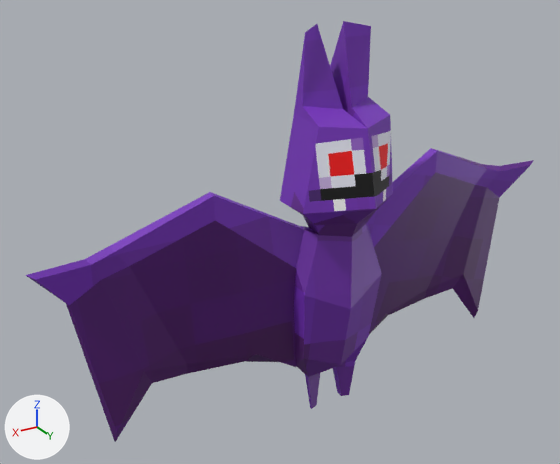
Renders of the glTF model Test/Resources/Bat/Bat.gltf from each side of a commit.
Before and after are seen from a 50 mm lens placed at (1.78, 2.47, 1.63), pointed at (0.21, -0.14, 0.33). Lighting does not change. The marker at lower left points along +X, +Y and +Z. The older version comes first.

The older version as bpy lines, for what is in view:
```python
mat_bat = principled_material('Bat')
mat_bat.texture = img_battex
me_cube = bpy.data.meshes.new('Cube')
me_cube.from_pydata(...)  # 120 vertices, 236 faces; spans x -1.3..1.28, y -0.21..0.22, z -0.56..1.18
me_cube.materials.append(mat_bat)  # picture img_battex
ob_cube = bpy.data.objects.new('Cube', me_cube)
ob_cube.location = (0.0, 0.0, 0.0)
```
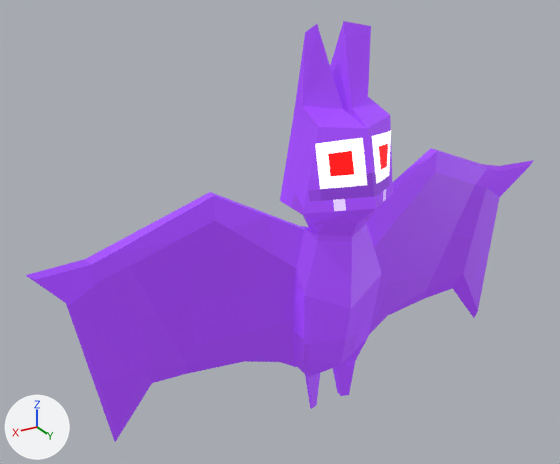
Pixel boxes (x1, y1, x2, y2) of what changed, in the pictures (560 x 464 px):
'Cube', surface changed (lighter): (26, 21, 534, 442) in both

Edits to the bpy script that builds the scene:
```text
Add img_battexemi:
    img_battexemi = load_image('BatTexEmi', 'BatTexEmi.png', 1024, 1024, 'sRGB')
Change mat_bat:
    where n0 = _N.new('ShaderNodeBsdfPrincipled'); n0.name = 'Principled BSDF'
    add n0.inputs[28].default_value = 1.0  # 'Emission Strength'
    where n2 = _N.new('ShaderNodeTexImage'); n2.name = 'Image Texture'
    n2.image: img_battex -> img_battexemi
    add n3 = _N.new('ShaderNodeTexImage'); n3.name = 'Image Texture.001'
    add n3.image = img_battex
    add n3.interpolation = 'Closest'
    remove _L.new(n2.outputs[0], n0.inputs[0])  # 'Color' to 'Base Color'
    add _L.new(n2.outputs[0], n0.inputs[27])  # 'Color' to 'Emission Color'
    add _L.new(n3.outputs[0], n0.inputs[0])  # 'Color' to 'Base Color'
```
